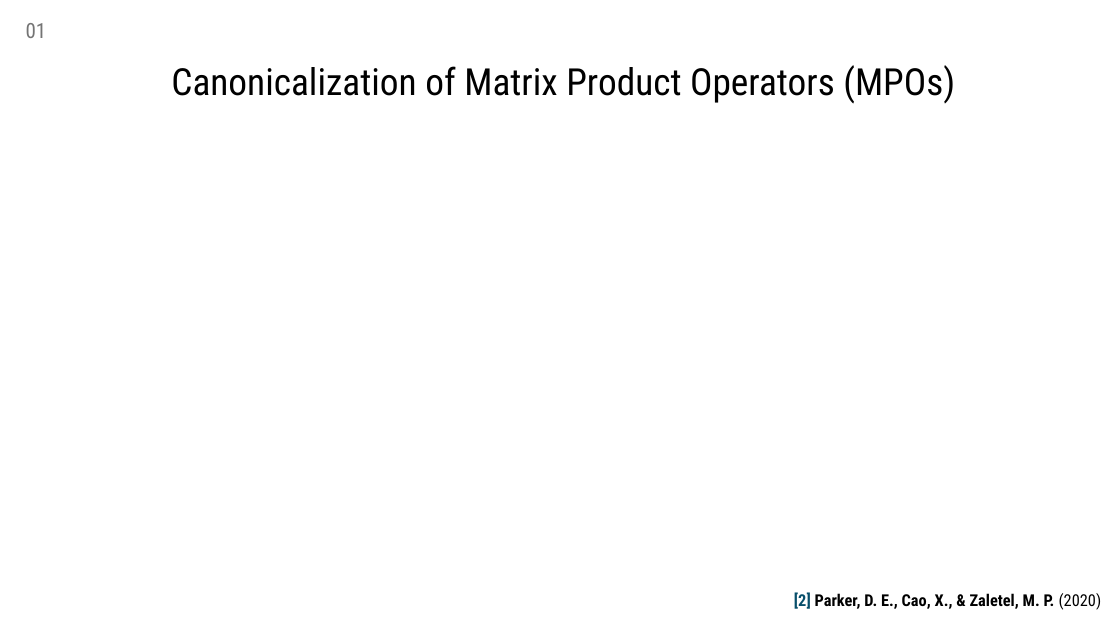
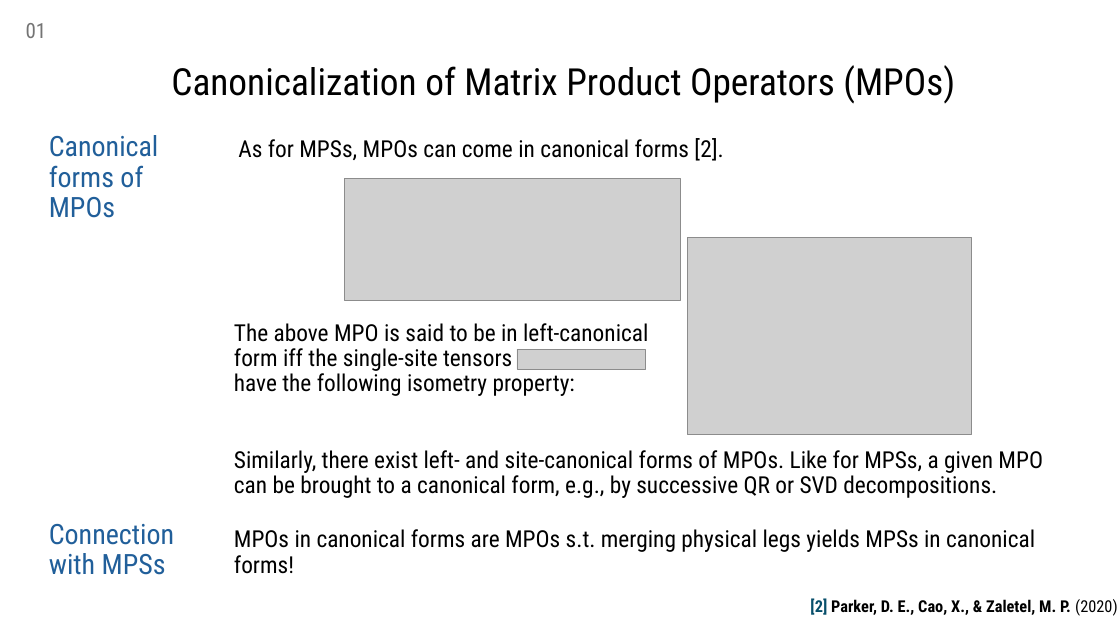
Before and after one commit to MrHighsenberg/XTRG-Algorithm, a slide deck: slide 2 of presentation/Term_Project_XTRG_Presentation.pptx. Drawn at 1120x630 pixels with LibreOffice and Linux fonts; fonts in the diff are those of the drawing; grey boxes stand for pictures. Boxes give left, top, right and bottom in pixels: in the first picture for what was removed or moved away, otherwise in the second. Text is boxed around its words. In the diff, an @@ line names an element or a change of style, - is before the commit and + after.

Commit message:
added tikz images to presentation; made slide on canonical mpos

```diff
--- a/presentation/Term_Project_XTRG_Presentation.pptx
+++ b/presentation/Term_Project_XTRG_Presentation.pptx
@@ text added at (49, 135, 159, 218), 24 pt, text #215F9A @@
+Canonical forms of MPOs
@@ text added at (238, 138, 723, 161), 20 pt, text #000000 @@
+As for MPSs, MPOs can come in canonical forms [2].
@@ picture added at (344, 179, 680, 301) @@
@@ picture added at (687, 238, 972, 435) @@
@@ text added at (234, 323, 648, 396), 20 pt, text #000000 @@
+The above MPO is said to be in left-canonical form iff the single-site tensors have the following isometry property:
@@ picture added at (517, 350, 644, 370) @@
@@ text added at (234, 450, 1043, 498), 20 pt, text #000000 @@
+Similarly, there exist left- and site-canonical forms of MPOs. Like for MPSs, a given MPO can be brought to a canonical form, e.g., by successive QR or SVD decompositions.
@@ text added at (49, 524, 174, 575), 24 pt, text #215F9A @@
+Connection with MPSs
@@ text added at (234, 529, 1035, 574), 20 pt, text #000000 @@
+MPOs in canonical forms are MPOs s.t. merging physical legs yields MPSs in canonical forms!
@@ text "[2] Parker, D. E., Cao, ...": place and size @@
-text "[2] Parker, D. E., Cao, ..." at (794, 592, 1102, 610)
+text "[2] Parker, D. E., Cao, ..." at (810, 598, 1118, 616)
```
Also in this commit, not shown: 14 other files.
